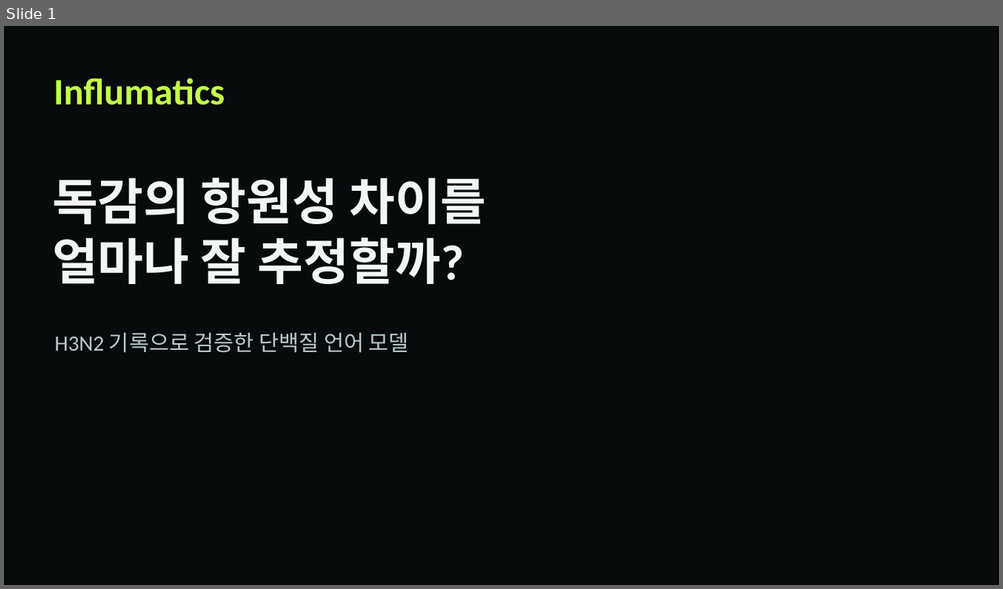
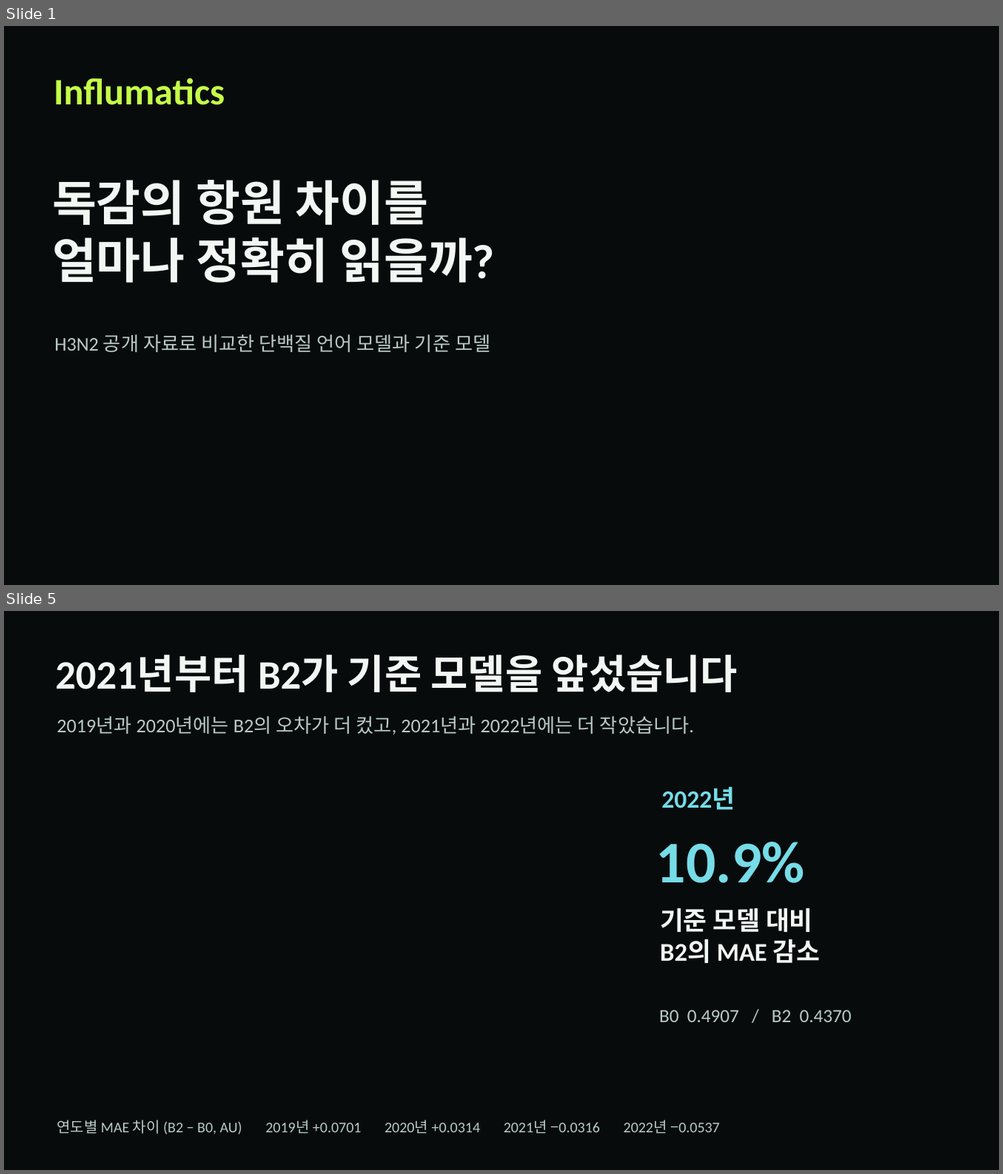
Before and after one commit to ssy2205/influmatics, a slide deck: web/frontend/public/research/results/influmatics-results.pptx. Shown one above the other, each under a label of ours: slide 1 before the commit, slides 1 and 5 after it; the slides between them are not shown. The pictures are 1003x589 and 1003x1174 pixels, drawn with LibreOffice and Linux fonts; fonts in the diff are those of the drawing; background and template pictures are left out. Boxes give left, top, right and bottom in pixels: in the first picture for what was removed or moved away, otherwise in the second. Text is boxed around its words. In the diff, an @@ line names an element or a change of style, - is before the commit and + after.

```diff
--- a/web/frontend/public/research/results/influmatics-results.pptx
+++ b/web/frontend/public/research/results/influmatics-results.pptx
@@ slide 5 added at <box>4,611,999,1170</box>, background #080B0C @@
@@ text added at <box>55,655,737,692</box>, 39 pt, text #F3F7F4, bold @@
+2021년부터 B2가 기준 모델을 앞섰습니다
@@ text added at <box>57,716,694,735</box>, 18.8 pt, text #B9CAC9 @@
+2019년과 2020년에는 B2의 오차가 더 컸고, 2021년과 2022년에는 더 작았습니다.
@@ text added at <box>661,788,734,810</box>, 24 pt, text #76DCE8, bold @@
+2022년
@@ text added at <box>656,842,805,883</box>, 57 pt, text #76DCE8, bold @@
+10.9%
@@ text added at <box>660,908,820,963</box>, 24.8 pt, text #F3F7F4, bold @@
+기준 모델 대비
+B2의 MAE 감소
@@ text added at <box>659,1010,851,1022</box>, 18 pt, text #B9CAC9 @@
+B0 0.4907 / B2 0.4370
@@ text added at <box>57,1120,720,1135</box>, 14.2 pt, text #B9CAC9 @@
+연도별 MAE 차이 (B2 − B0, AU) 2019년 +0.0701 2020년 +0.0314 2021년 −0.0316 2022년 −0.0537
@@ slide 1 changed as well @@
@@ text at <box>52,180,495,283</box>: text changed; size 48 to 46.5 pt @@
-독감의 항원성 차이를
-얼마나 잘 추정할까?
+독감의 항원 차이를
+얼마나 정확히 읽을까?
@@ text at <box>54,335,490,352</box>: text changed; size 21 to 18.8 pt @@
-H3N2 기록으로 검증한 단백질 언어 모델
+H3N2 공개 자료로 비교한 단백질 언어 모델과 기준 모델
```
Also in this commit, not shown: 1 other slide changed, 4 other slides added, 4 slides removed, 3 other files.
